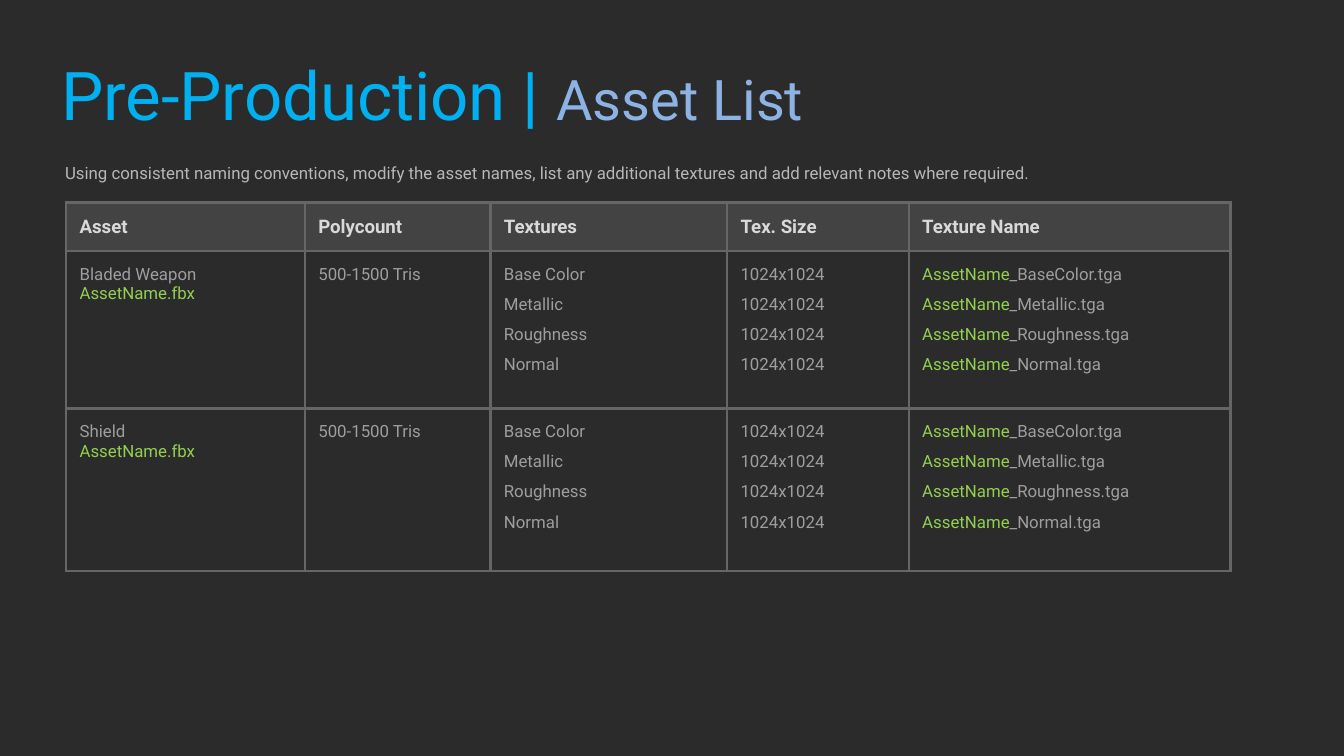
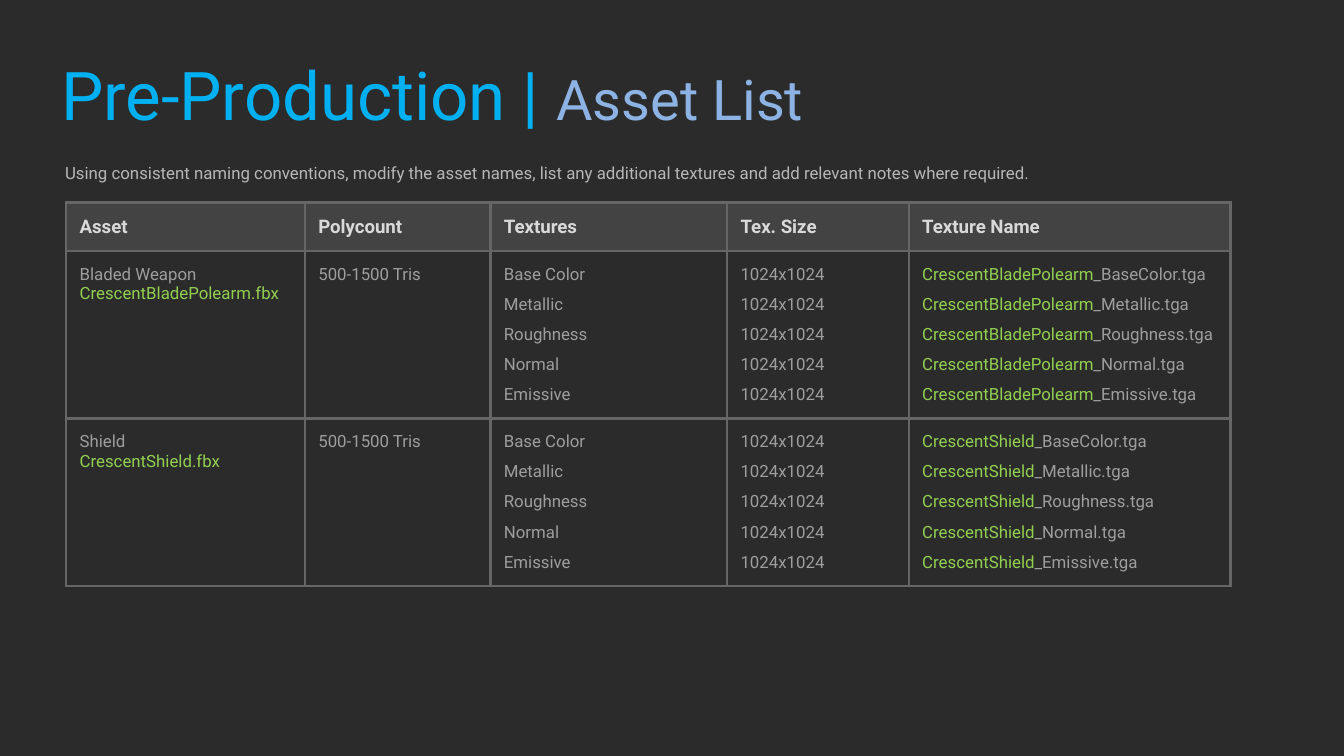
Before and after one commit to realityforge/aie_course, a slide deck: slide 14 of Assesment/3DArtPipeline_PeterDonald/3DArtPipeline_PeterDonald.pptx. Drawn at 1344x756 pixels with LibreOffice and Linux fonts; fonts in the diff are those of the drawing; background and template pictures are left out; a plain dark background stands for a picture behind light text. Boxes give left, top, right and bottom in pixels: in the first picture for what was removed or moved away, otherwise in the second. Text is boxed around its words. In the diff, an @@ line names an element or a change of style, - is before the commit and + after.

Commit message:
Fill out additional sections for pre-production

```diff
--- a/Assesment/3DArtPipeline_PeterDonald/3DArtPipeline_PeterDonald.pptx
+++ b/Assesment/3DArtPipeline_PeterDonald/3DArtPipeline_PeterDonald.pptx
@@ table at (66,203,1230,597) @@
-row 2: Bladed Weapon / AssetName.fbx | 500-1500 Tris | Base Color / Metallic / Roughness / Normal | 1024x1024 / 1024x1024 / 1024x1024 / 1024x1024 | AssetName_BaseColor.tga / AssetName_Metallic.tga / AssetName_Roughness.tga / AssetName_Normal.tga
+row 2: Bladed Weapon / CrescentBladePolearm.fbx | 500-1500 Tris | Base Color / Metallic / Roughness / Normal / Emissive | 1024x1024 / 1024x1024 / 1024x1024 / 1024x1024 / 1024x1024 | CrescentBladePolearm_BaseColor.tga / CrescentBladePolearm_Metallic.tga / CrescentBladePolearm_Roughness.tga / CrescentBladePolearm_Normal.tga / CrescentBladePolearm_Emissive.tga
-row 3: Shield / AssetName.fbx | 500-1500 Tris | Base Color / Metallic / Roughness / Normal | 1024x1024 / 1024x1024 / 1024x1024 / 1024x1024 | AssetName_BaseColor.tga / AssetName_Metallic.tga / AssetName_Roughness.tga / AssetName_Normal.tga
+row 3: Shield / CrescentShield.fbx | 500-1500 Tris | Base Color / Metallic / Roughness / Normal / Emissive | 1024x1024 / 1024x1024 / 1024x1024 / 1024x1024 / 1024x1024 | CrescentShield_BaseColor.tga / CrescentShield_Metallic.tga / CrescentShield_Roughness.tga / CrescentShield_Normal.tga / CrescentShield_Emissive.tga
```
Also in this commit, not shown: 6 other slides changed.
